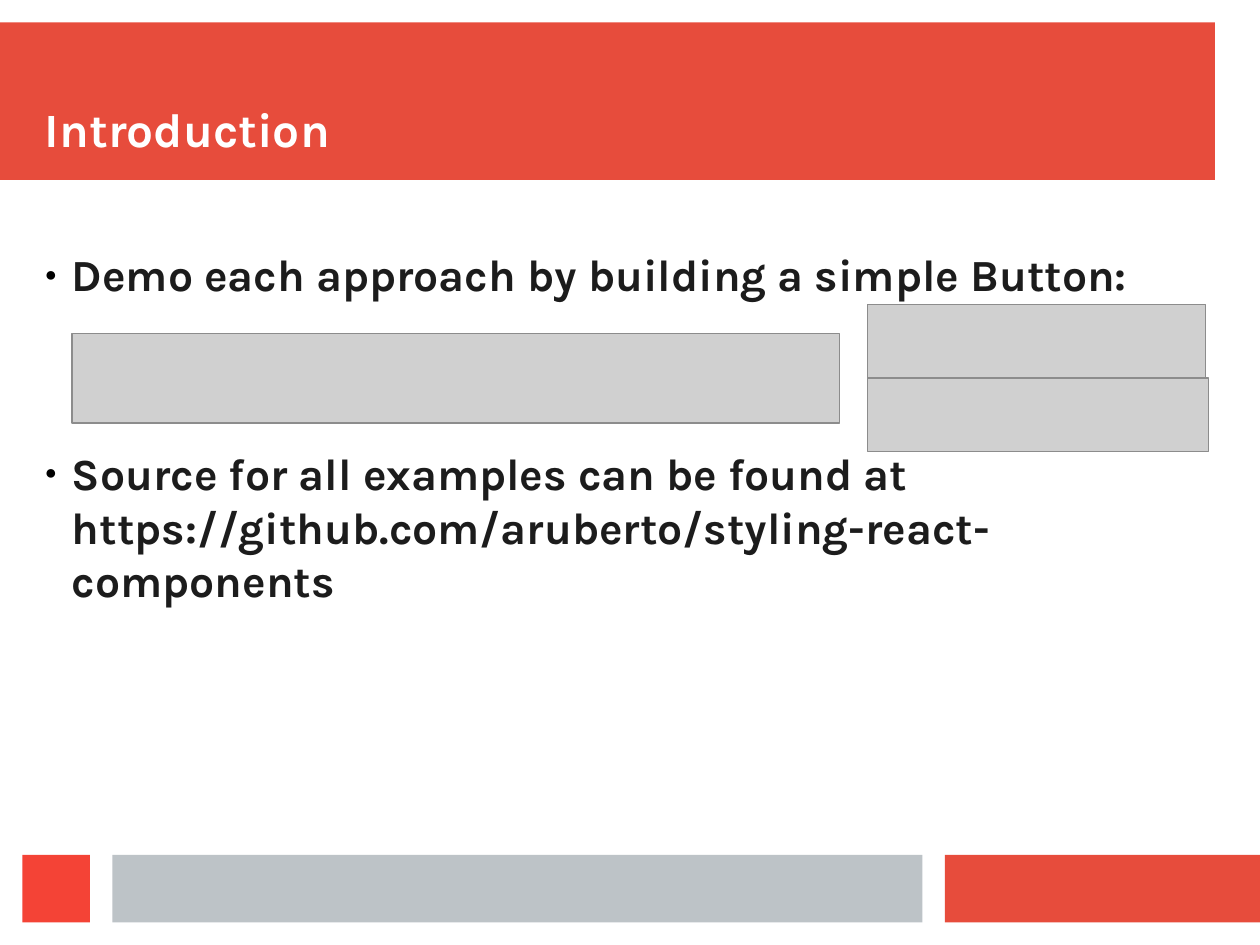
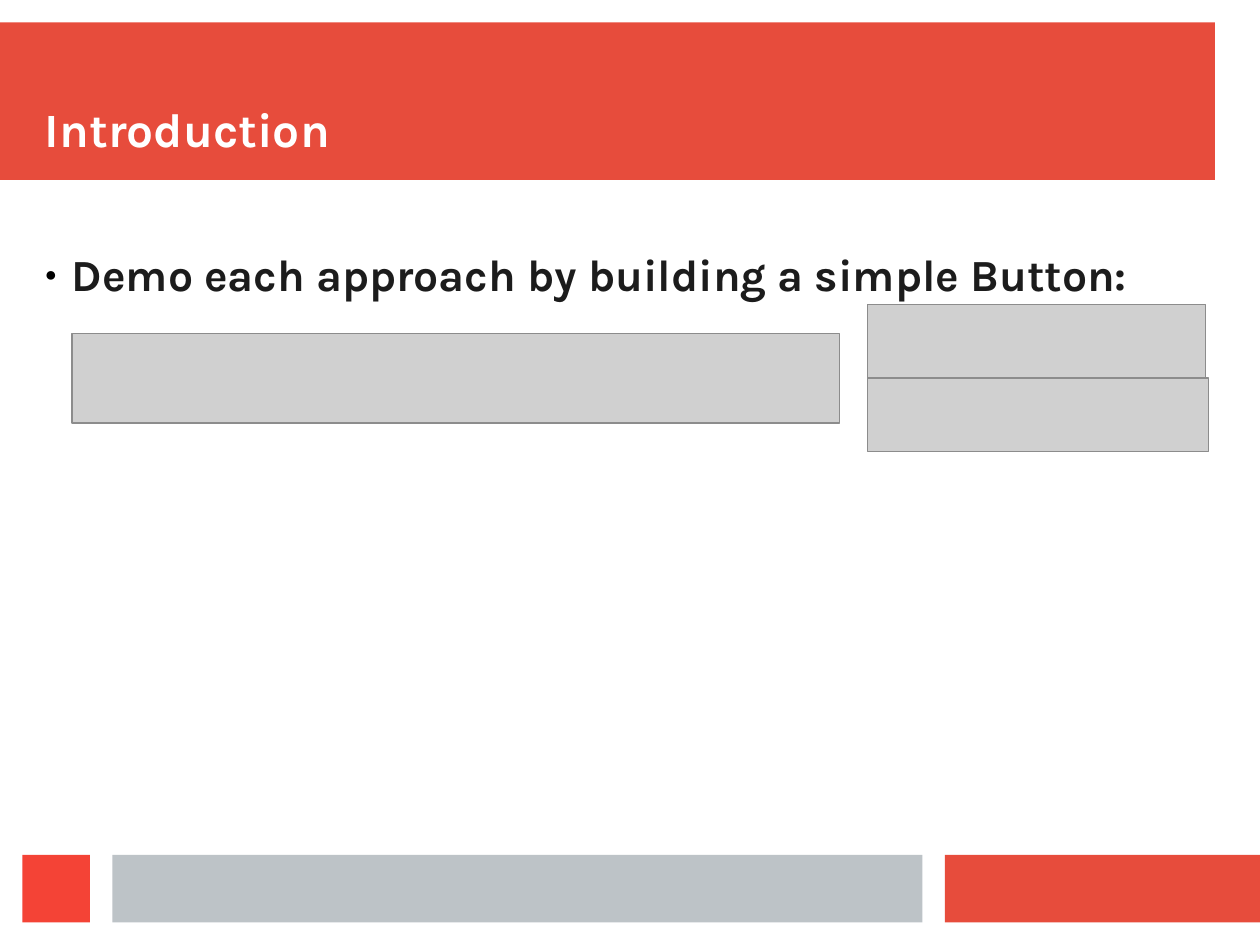
Before and after one commit to aruberto/styling-javascript-components, a slide deck: slide 3 of styling_react_components.odp. Drawn at 1260x945 pixels with LibreOffice and Linux fonts; fonts in the diff are those of the drawing; grey boxes stand for pictures. Boxes give left, top, right and bottom in pixels: in the first picture for what was removed or moved away, otherwise in the second. Text is boxed around its words. In the diff, an @@ line names an element or a change of style, - is before the commit and + after.

```diff
--- a/styling_react_components.odp
+++ b/styling_react_components.odp
@@ text at (72, 450, 990, 608): paragraph removed @@
-● Source for all examples can be found at https://github.com/aruberto/styling-react-components
```
Also in this commit, not shown: 4 other slides changed, 1 slide added, 1 slide removed.
